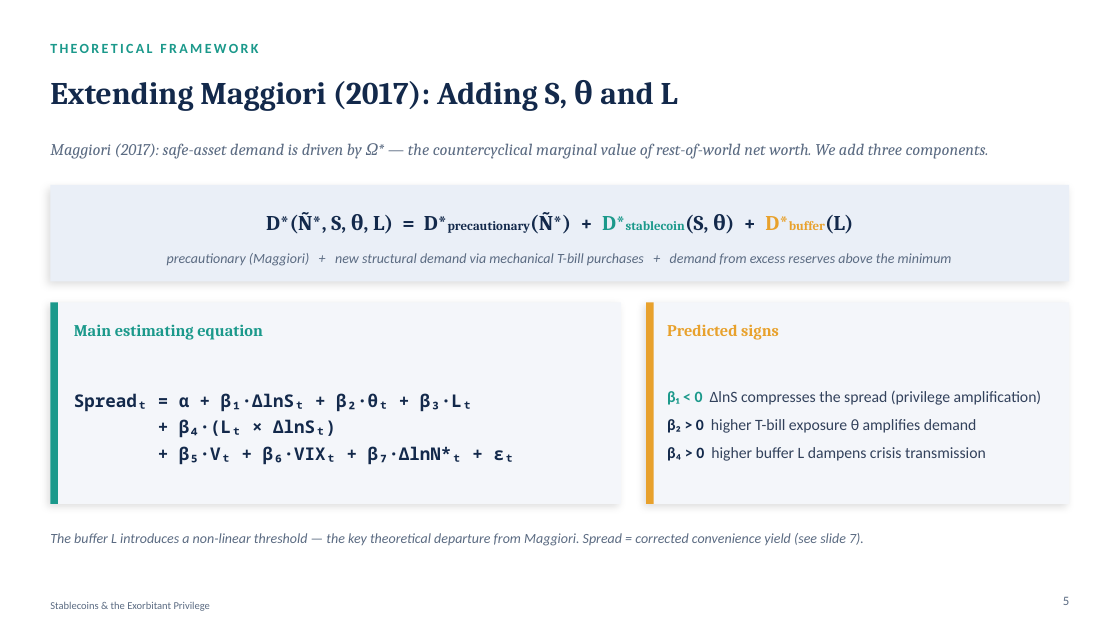
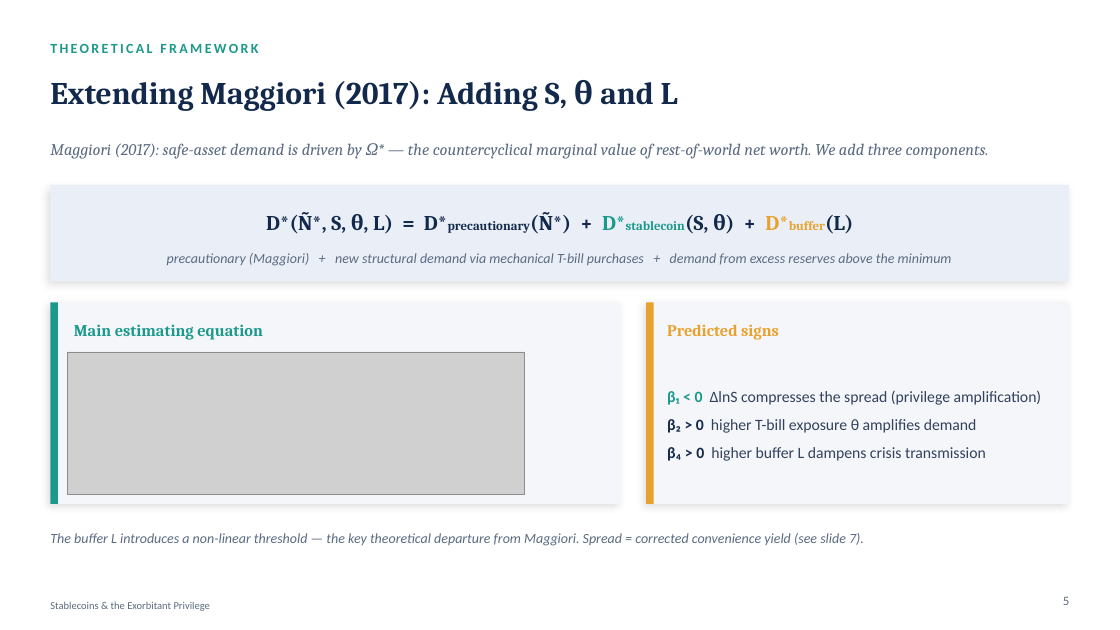
Before and after one commit to kimmireu0921/Stablecoins-and-the-Exorbitant-Privilege, a slide deck: slide 5 of presentations/0609_FINAL_merged_Stablecoin_Privilege.pptx. Drawn at 1120x630 pixels with LibreOffice and Linux fonts; fonts in the diff are those of the drawing; grey boxes stand for pictures. Boxes give left, top, right and bottom in pixels: in the first picture for what was removed or moved away, otherwise in the second. Text is boxed around its words. In the diff, an @@ line names an element or a change of style, - is before the commit and + after.

Commit message:
Updated some slides

```diff
--- a/presentations/0609_FINAL_merged_Stablecoin_Privilege.pptx
+++ b/presentations/0609_FINAL_merged_Stablecoin_Privilege.pptx
@@ picture added at (x1=68, y1=352, x2=524, y2=494) @@
@@ text removed at (x1=74, y1=393, x2=514, y2=465) @@
-Spreadₜ = α + β₁·ΔlnSₜ + β₂·θₜ + β₃·Lₜ
-+ β₄·(Lₜ × ΔlnSₜ)
-+ β₅·Vₜ + β₆·VIXₜ + β₇·ΔlnN*ₜ + εₜ
```
Also in this commit, not shown: 8 other slides changed.
